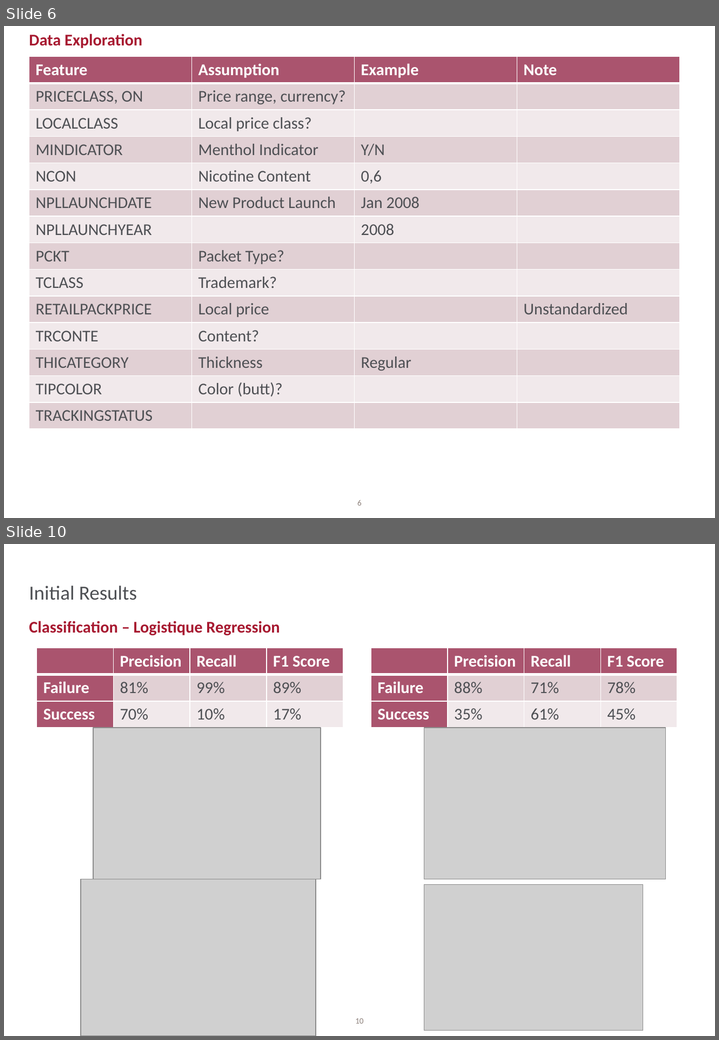
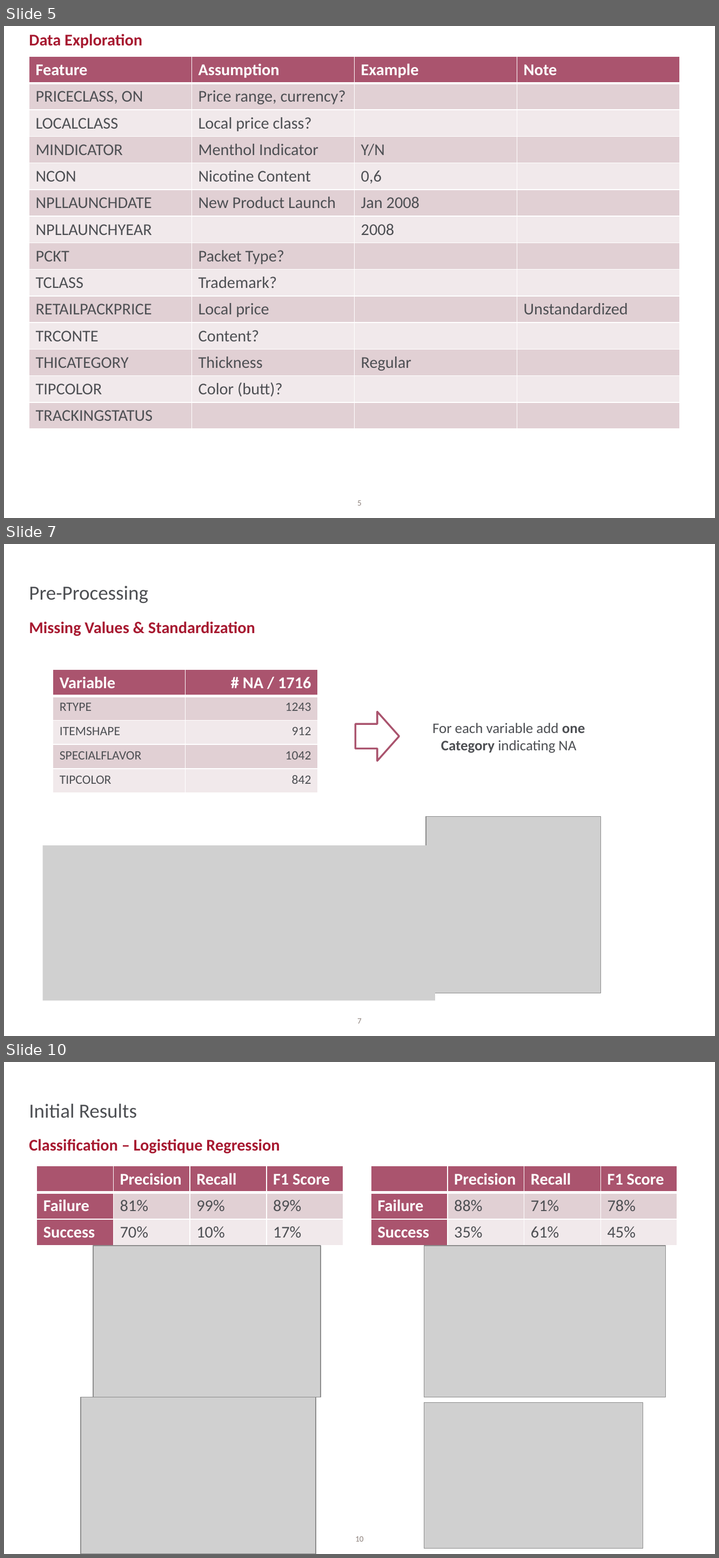
Before and after one commit to lbaligand/PMItest, a slide deck: Presentation.pptx. Shown one above the other, each under a label of ours: slides 6 and 10 before the commit, slides 5, 7 and 10 after it; the slides between them are not shown. The pictures are 719x1040 and 719x1558 pixels, drawn with LibreOffice and Linux fonts; fonts in the diff are those of the drawing; grey boxes stand for pictures. Boxes give left, top, right and bottom in pixels: in the first picture for what was removed or moved away, otherwise in the second. Text is boxed around its words. In the diff, an @@ line names an element or a change of style, - is before the commit and + after.

```diff
--- a/Presentation.pptx
+++ b/Presentation.pptx
@@ slide 7 added at (4,544,715,1036), background #FFFFFF; not listed: 1 template element that a slide beside it also shows @@
@@ title added at (29,586,148,603), 22 pt, text #4D4F53 @@
+Pre-Processing
@@ text added at (29,621,255,636), 18 pt, text #A71930, bold @@
+Missing Values & Standardization
@@ table added at (53,669,318,793), 5 rows, 2 columns @@
+Variable | # NA / 1716
+RTYPE | 1243
+ITEMSHAPE | 912
+SPECIALFLAVOR | 1042
+TIPCOLOR | 842
@@ right arrow added at (355,712,399,761), fill #FFFFFF, outline #AA546E 2 pt @@
@@ text added at (432,723,584,753), 16 pt, text #4D4F53 @@
+For each variable add one Category indicating NA
@@ picture added at (426,816,601,993) @@
@@ picture added at (43,845,435,1001) @@
@@ what was slide 6 is now slide 5 @@
@@ page number at (357,500,361,506): text changed @@
-6
+5
```
Also in this commit, not shown: 7 slides changed, 3 other slides added, 4 slides removed.
